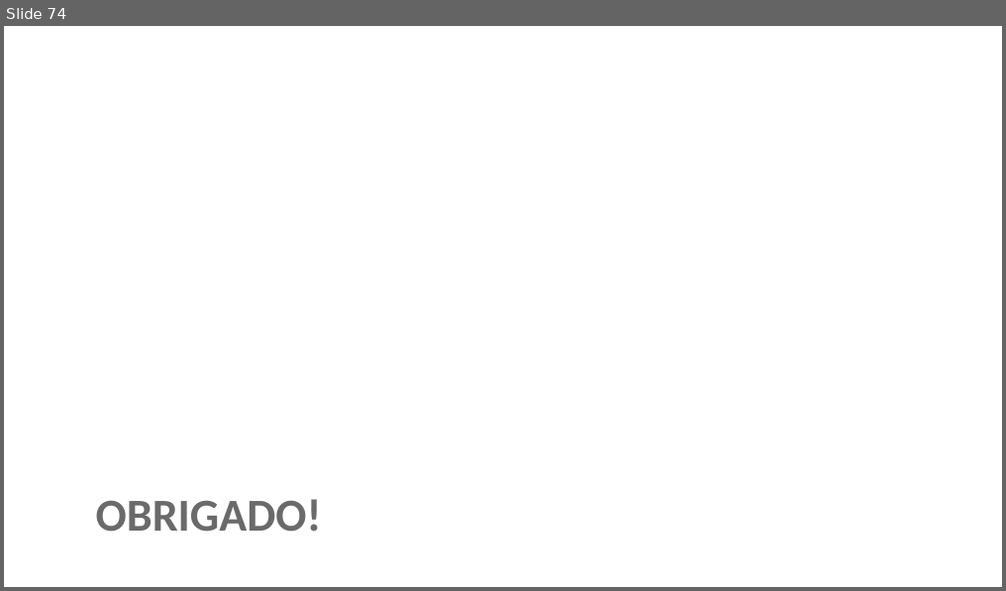
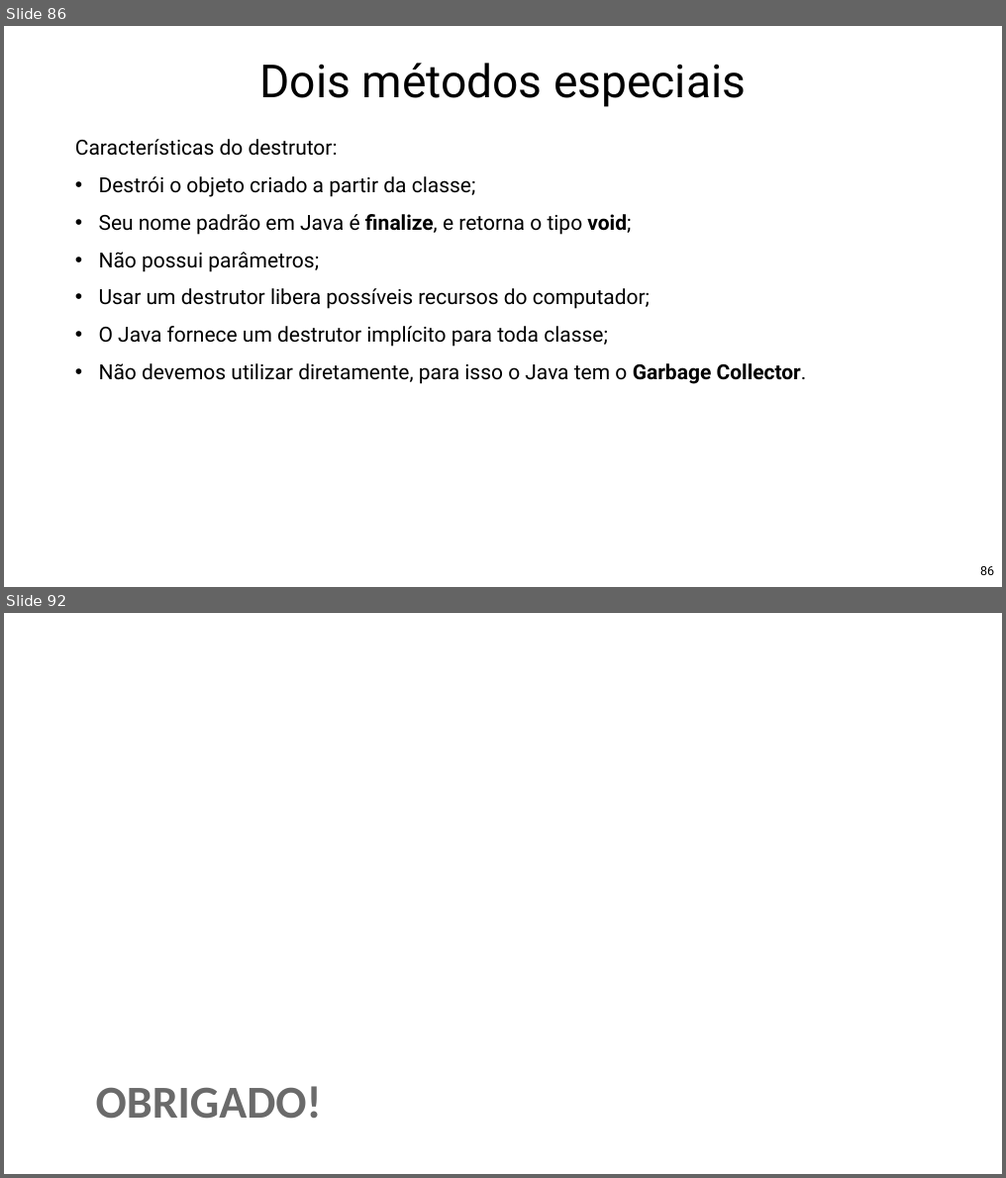
Before and after one commit to Pedrorocha13/2021.1-progoo, a slide deck: materiais/slides.pptx. Shown one above the other, each under a label of ours: slide 74 before the commit, slides 86 and 92 after it; the slides between them are not shown. The pictures are 1006x591 and 1006x1178 pixels, drawn with LibreOffice and Linux fonts; fonts in the diff are those of the drawing; background and template pictures are left out. Boxes give left, top, right and bottom in pixels: in the first picture for what was removed or moved away, otherwise in the second. Text is boxed around its words. In the diff, an @@ line names an element or a change of style, - is before the commit and + after.

```diff
--- a/materiais/slides.pptx
+++ b/materiais/slides.pptx
@@ slide 86 added at <box>4,26,1002,587</box>, background picture (left out) @@
@@ title added at <box>259,63,746,107</box>, 88 pt, text #000000 @@
+Dois métodos especiais
@@ text added at <box>75,139,807,384</box>, 40 pt, text #000000 @@
+Características do destrutor:
+• Destrói o objeto criado a partir da classe;
+• Seu nome padrão em Java é finalize, e retorna o tipo void;
+• Não possui parâmetros;
+• Usar um destrutor libera possíveis recursos do computador;
+• O Java fornece um destrutor implícito para toda classe;
+• Não devemos utilizar diretamente, para isso o Java tem o Garbage Collector.
@@ page number added at <box>980,567,994,575</box>, 24 pt, text #000000 @@
+86
@@ what was slide 74 is now slide 92 @@
```
Also in this commit, not shown: 25 slides changed, 17 other slides added, 1 other file.
